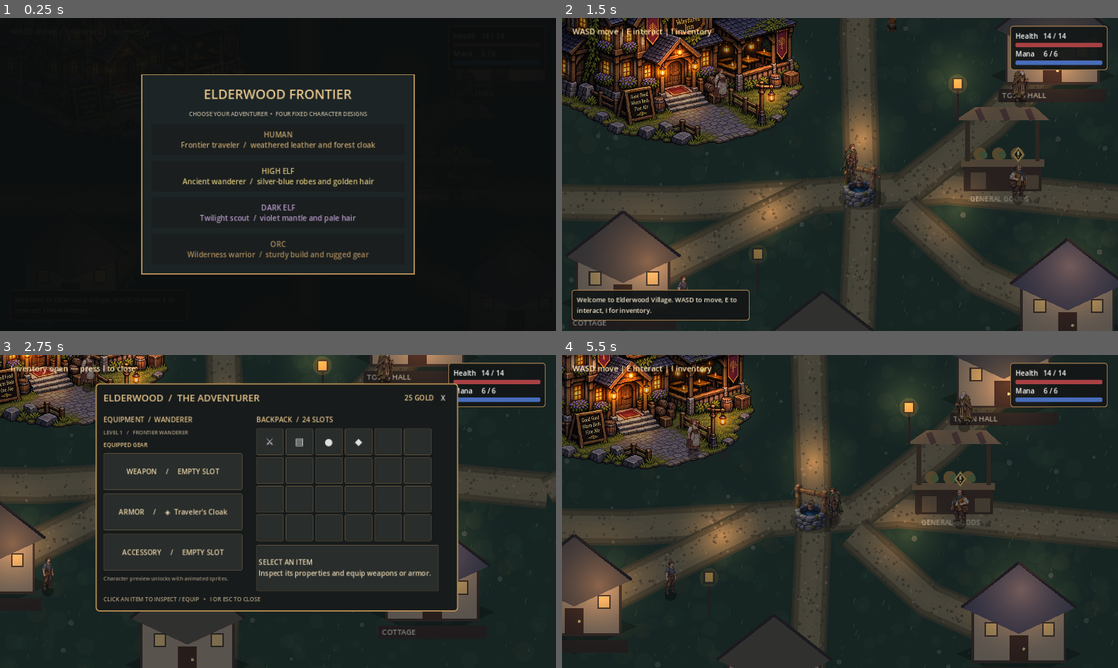
Above: before the commit, frames 1-4 (two rows, left to right).
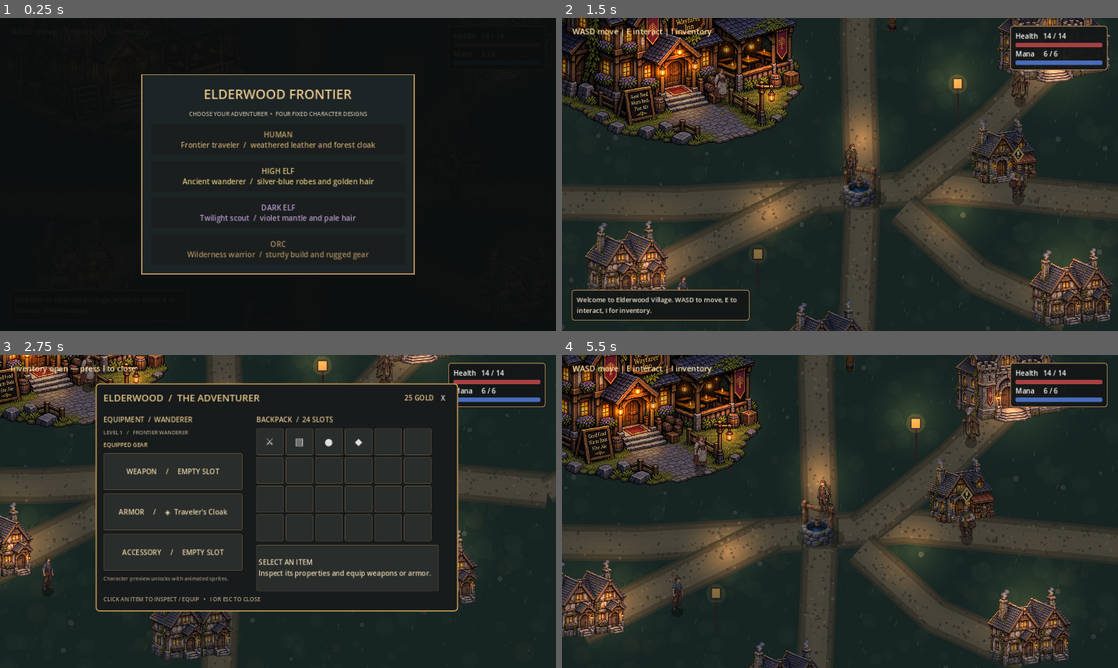
Above: after the commit, the same moments.

Repository: bhubler/elderwood-frontier-pc
Game: Godot game, scene res://scenes/world.tscn
Same seed, same stepped clock (60 frames per second), same inputs: the game is played once before the commit and once after it.
Inputs (mouse positions are in pixels of both pictures, inside the frame that each line leads up to):
- Up to frame 1 (0.25 s): no input
- Up to frame 2 (1.5 s): click "HUMAN Frontier traveler / wea…" at 0.5 s; tap Enter at 1.25 s; move the mouse to (962, 158) at 1.27 s; hold D from 1.28 s (still down); tap J at 1.35 s; click (962, 158) at 1.42 s
- Up to frame 3 (2.75 s): tap Space at 1.52, 2.27 s; move the mouse to (166, 527) at 2.02 s; release D at 2.03 s; hold S from 2.03 s (still down); tap I at 2.1 s
- Up to frame 4 (5.5 s): tap I at 2.75 s; move the mouse to (895, 442) at 2.77 s; release S at 2.78 s; hold D 2.78-3.53 s; tap E at 2.85 s; move the mouse to (812, 574) at 3.52 s; hold W 3.53-4.28 s; tap F at 3.6 s; click (812, 574) at 3.67 s; tap Space at 3.77, 4.52, 5.27 s; move the mouse to (1006, 558) at 4.27 s; hold A from 4.28 s (still down); tap L at 4.35 s; move the mouse to (673, 464) at 5.02 s; tap Q at 5.1 s

The runs differ from the first frame. In frame 2, 9.8% of the frame differs, in the area x 1-100%, y 0-100%; in frame 3, 4.9%; in frame 4, 38%, in the area x 0-100%, y 0-100%.

Commit message:
Hide the Stonehaven hatch and finish mismatched adventure art

Diff:
--- a/scripts/frontier/chapter_regions.gd
+++ b/scripts/frontier/chapter_regions.gd
@@ -3,6 +3,7 @@
 const Overworld := preload("res://scripts/frontier/overworld_layout.gd")
 const EXIT := Vector2(0, 236)
 const NORTH := Vector2(0, -225)
+const STONEHAVEN_DRAIN := Vector2(-796, -64)
 const REGIONS := {
     "graveyard": {
         "title": "Forsaken Graveyard", "ground": "#282f2b",
@@ -33,7 +34,7 @@
             ["graveyard", "Old cemetery road", Vector2(-770, -190)],
             ["quiet_finn", "Quiet Finn", Vector2(-646, 390)],
             ["east_pinewood", "East Gate · Pinewood Forest", Overworld.CITY_EAST],
-            ["cellar_gate", "Hidden Drainage Door", NORTH],
+            ["cellar_gate", "Hidden Drainage Door", STONEHAVEN_DRAIN],
         ],
     },
     "east_pinewood": {
@@ -88,7 +89,7 @@
     "oath_vault": {
         "title": "Black Hand — Oath Vault", "ground": "#2e2934",
         "points": [["hideout", "Black Hand hideout", EXIT], ["ledger", "Sealed ledger", NORTH]],
-        "enemy": ["vault_warden", "Vault Warden", 50, 14, 35, "#a4a4be"],
+        "enemy": ["vault_warden", "Vault Warden", 50, 14, 35, "#a4a4be", "black_hand_guard"],
     },
 }
 
--- a/scripts/frontier/forsaken_chapter.gd
+++ b/scripts/frontier/forsaken_chapter.gd
@@ -5,6 +5,7 @@
 
 const Fireball := preload("res://scripts/pinewood_fireball.gd")
 const FIREBALL_COST := 30.0
+const WayfindingArt := preload("res://scripts/wayfinding_art.gd")
 const PanelHeader := preload("res://scripts/panel_header.gd")
 const AreaTransition := preload("res://scripts/area_transition.gd")
 const WorldCollision := preload("res://scripts/world_collision.gd")
@@ -258,7 +259,11 @@
     point.title = title
     point.show_caption = show_caption and action not in ["veiled_agent", "quiet_finn", "emissary"]
     point.position = where
-    if action == "grimoire":
+    if action == "cellar_gate" and region == "stonehaven":
+        point.show_caption = false
+        point.show_disc = false
+        point.radius = 95.0
+    elif action == "grimoire":
         point.show_disc = false
         point.radius = 120.0
     elif action == "crypt_approach" and region == "graveyard":
@@ -296,7 +301,7 @@
             _add_art(LANDMARK_ROOT + "ritual_altar.png", Vector2(0, -166), 112.0)
             if state.grimoire_choice.is_empty():
                 var book := Sprite2D.new()
-                book.texture = load(LANDMARK_ROOT + "forbidden_grimoire.png")
+                book.texture = WayfindingArt._texture(LANDMARK_ROOT + "forbidden_grimoire.png")
                 book.position = Vector2(2, -239)
                 book.rotation = -0.10
                 book.z_index = 1
@@ -307,6 +312,16 @@
             WorldCollision.box(props, "WatchTable", Floor.WATCH_TABLE)
             for bounds in Floor.WATCH_CRATES:
                 WorldCollision.box(props, "WatchCrates", bounds)
+        "crypt_approach", "crypt_ossuary":
+            for where in [Vector2(-315, -125), Vector2(312, -115), Vector2(-318, 94), Vector2(318, 88)]:
+                _add_landmark("grave_markers", where, 92)
+        "cellar_gate":
+            _add_art(LANDMARK_ROOT + "drainage_hatch.png", Vector2(0, 258), 105.0, -2)
+        "oath_vault":
+            _add_art(LANDMARK_ROOT + "ritual_altar.png", Vector2(0, -202), 112.0)
+        "bandit_camp", "goblin_hollow":
+            for where in [Vector2(-440, -98), Vector2(442, -70), Vector2(-425, 139), Vector2(436, 156)]:
+                _add_landmark("pine_grove", where, 170)
         "old_cabin":
             _add_landmark("cabin", Vector2(-60, -91), 226)
             _add_landmark("smugglers_door", Vector2(319, -87), 163)
@@ -316,6 +331,10 @@
                 veiled_agent.autonomous_patrol = false
 
 func _dress_stonehaven() -> void:
+    _add_art(LANDMARK_ROOT + "drainage_hatch.png", Layouts.STONEHAVEN_DRAIN + Vector2(0, 12), 105.0, -2)
+    var finn := _add_npc("elder", Vector2(-646, 390), 5)
+    if is_instance_valid(finn):
+        finn.autonomous_patrol = false
     _add_local_vendor("blacksmith", "forge", Vector2(-708, 14))
     _add_local_vendor("alchemist", "alch_shop", Vector2(-270, 14))
     _add_local_vendor("shopkeeper", "goods_shop", Vector2(247, 14))
@@ -440,7 +459,7 @@
         WorldCollision.box(props, key, Rect2(where - Vector2(footprint.x * 0.5, 25.0), footprint))
 
 func _add_art(path: String, where: Vector2, width: float, layer := -1) -> bool:
-    var texture: Texture2D = load(path) if ResourceLoader.exists(path) else null
+    var texture := WayfindingArt._texture(path)
     if texture == null:
         return false
     var art := Sprite2D.new()
@@ -478,6 +497,8 @@
         var hit := Rect2(point.position - Vector2(65, 54), Vector2(130, 66))
         if region == "graveyard" and point.action_id == "crypt_approach":
             hit = Rect2(point.position - Vector2(68, 105), Vector2(136, 116))
+        if point.action_id == "cellar_gate" and region == "stonehaven":
+            hit = Rect2(point.position - Vector2(58, 66), Vector2(116, 82))
         if point.action_id == "grimoire":
             hit = Rect2(point.position - Vector2(76, 125), Vector2(152, 131))
         if hit.has_point(cursor):
@@ -660,20 +681,20 @@
             if not state.finn_contact:
                 state.finn_contact = true
                 if not _cellar_marker_visible():
-                    _add_point("cellar_gate", "Hidden Drainage Door", Layouts.NORTH)
+                    _add_point("cellar_gate", "Hidden Drainage Door", Layouts.STONEHAVEN_DRAIN)
                 _save()
-            notice = "Quiet Finn whispers about a scratched black hand on the drainage door north of here."
+            notice = "Quiet Finn whispers about a scratched black hand on a low hatch tucked behind the forge."
         "emissary":
             if not is_instance_valid(emissary):
                 return
             emissary_seen_this_session = true
             if state.enter_black_hand("grimoire"):
                 if region == "stonehaven" and not _cellar_marker_visible():
-                    _add_point("cellar_gate", "Hidden Drainage Door", Layouts.NORTH)
+                    _add_point("cellar_gate", "Hidden Drainage Door", Layouts.STONEHAVEN_DRAIN)
                 if region == "cellar_gate" and is_instance_valid(enemy):
                     enemy.queue_free()
                     enemy = null
-                notice = "Emissary — You dared to study the Bonecaller’s rites. Find the drainage door in Stonehaven. You may pass."
+                notice = "Emissary — You dared to study the Bonecaller’s rites. Look for the hatch behind Stonehaven’s forge. You may pass."
             else:
                 notice = "Emissary — The Black Hand remembers you. The way beneath Stonehaven is still open."
             state.emissary_pending = false
@@ -942,7 +963,10 @@
         crypt_defeated_this_visit.append(encounter_id)
     state.record_victory(encounter_id, reward_xp)
     if encounter_id == "bonecaller":
-        _show_grimoire_dialog(true)
+        if state.grimoire_choice.is_empty():
+            _show_grimoire_dialog(true)
+        else:
+            notice += " The altar is empty because you already resolved the grimoire choice."
     if encounter_id == "cellar_guard":
         state.enter_black_hand("guard")
         _remove_emissary()
--- a/scripts/frontier/region_floor.gd
+++ b/scripts/frontier/region_floor.gd
@@ -69,14 +69,10 @@
 func _draw_watch_room() -> void:
     draw_rect(Rect2(-48, 227, 96, 46), Color("#5a4330"))
     draw_rect(Rect2(-44, 231, 88, 37), Color("#78634b"))
-    for bounds in WATCH_CRATES:
-        draw_rect(bounds, Color("#302319"))
-        draw_rect(bounds.grow(-5), Color("#745439"))
-        for i in range(1, 4):
-            var x: float = bounds.position.x + bounds.size.x * i / 4.0
-            draw_line(Vector2(x, bounds.position.y + 4), Vector2(x, bounds.end.y - 4), Color("#493421"), 2)
-    draw_rect(WATCH_TABLE, Color("#3a2a22"))
-    draw_rect(WATCH_TABLE.grow(-5), Color("#775234"))
-    draw_rect(Rect2(-65, -119, 104, 35), Color("#b5a074"))
-    draw_polyline(PackedVector2Array([Vector2(-55, -112), Vector2(-27, -98), Vector2(0, -110), Vector2(31, -92)]),
-        Color("#68553b"), 2, true)
+    var supplies := WayfindingArt._texture("res://art/interiors/counter.png")
+    var table := WayfindingArt._texture("res://art/interiors/table.png")
+    if supplies != null:
+        for bounds in WATCH_CRATES:
+            draw_texture_rect(supplies, Rect2(bounds.position - Vector2(0, 19), bounds.size + Vector2(0, 19)), false)
+    if table != null:
+        draw_texture_rect(table, Rect2(WATCH_TABLE.position - Vector2(0, 55), WATCH_TABLE.size + Vector2(0, 55)), false)
--- a/scripts/inn_interior.gd
+++ b/scripts/inn_interior.gd
@@ -1,8 +1,26 @@
 extends Node2D
 ## Separate off-map inn room; no modifications to the exterior village art.
+const Terrain := preload("res://scripts/wilderness_terrain.gd")
+const Art := preload("res://scripts/wayfinding_art.gd")
+const FLOOR := Rect2(-390, -240, 780, 480)
+const STOOLS := [Vector2(-150, 100), Vector2(120, 110), Vector2(-140, -90)]
 const WorldCollision := preload("res://scripts/world_collision.gd")
 
 func _ready() -> void:
+    if ResourceLoader.exists(Terrain.TILESET_PATH):
+        var tiles := Terrain.new()
+        tiles.name = "InnStoneFloor"
+        tiles.ground_bounds = FLOOR
+        tiles.roads = []
+        tiles.trails = []
+        tiles.cobble_radius = 520.0
+        tiles.modulate = Color("#c8ac8d")
+        tiles.z_index = 1
+        add_child(tiles)
+    var furnishings := Node2D.new()
+    furnishings.z_index = 2
+    furnishings.draw.connect(_draw_furnishings.bind(furnishings))
+    add_child(furnishings)
     WorldCollision.polygon(self, "RoomBoundary", PackedVector2Array([
         Vector2(-357, -207), Vector2(357, -207),
         Vector2(357, 207), Vector2(-357, 207)
@@ -10,7 +28,7 @@
     WorldCollision.box(self, "Hearth", Rect2(-305, -190, 145, 80))
     WorldCollision.box(self, "Counter", Rect2(115, -155, 185, 80))
     WorldCollision.box(self, "Table", Rect2(-120, -25, 220, 110))
-    for p in [Vector2(-150, 100), Vector2(120, 110), Vector2(-140, -90)]:
+    for p in STOOLS:
         WorldCollision.circle(self, "Stool", p, 25.0)
 
 func _draw() -> void:
@@ -20,20 +38,24 @@
         draw_line(Vector2(x,-230),Vector2(x,230),Color("#61442f"),2.0)
     for y in range(-230,240,65):
         draw_line(Vector2(-380,y),Vector2(380,y),Color("#61442f"),2.0)
-    draw_rect(Rect2(-375,-225,750,18),Color("#372c2a"))
-    draw_rect(Rect2(-375,207,750,18),Color("#372c2a"))
-    draw_rect(Rect2(-375,-220,18,440),Color("#372c2a"))
-    draw_rect(Rect2(357,-220,18,440),Color("#372c2a"))
-    draw_rect(Rect2(-305,-190,145,80),Color("#3c2b27"))
-    draw_rect(Rect2(-289,-173,110,46),Color("#e78d3c"))
-    draw_circle(Vector2(-235,-149),26.0,Color("#f5ba60"))
-    draw_rect(Rect2(115,-155,185,80),Color("#4a3024"))
-    draw_rect(Rect2(135,-140,145,48),Color("#966d46"))
-    draw_rect(Rect2(-120,-25,220,110),Color("#3a281f"))
-    draw_rect(Rect2(-104,-12,188,80),Color("#a67b51"))
-    for p in [Vector2(-150,100),Vector2(120,110),Vector2(-140,-90)]:
-        draw_circle(p,25.0,Color("#5d3b28"))
-        draw_circle(p,17.0,Color("#a88052"))
-    draw_rect(Rect2(-65,203,130,22),Color("#bd9567"))
-    draw_string(ThemeDB.fallback_font,Vector2(-110,-245),"WAYFARER INN",HORIZONTAL_ALIGNMENT_LEFT,-1,24,Color("#f3dba9"))
-    draw_string(ThemeDB.fallback_font,Vector2(-75,195),"EXIT  ↓",HORIZONTAL_ALIGNMENT_LEFT,-1,18,Color("#f3dba9"))
+
+func _draw_furnishings(canvas: Node2D) -> void:
+    var wall := Art._texture("res://art/stonehaven/curtain_wall.png")
+    if wall != null:
+        for x in [-375, -125, 125]:
+            canvas.draw_texture_rect(wall, Rect2(x, -240, 250, 57), false, Color("#bd9e82"))
+    canvas.draw_rect(Rect2(-375, -204, 18, 426), Color("#40332a"))
+    canvas.draw_rect(Rect2(357, -204, 18, 426), Color("#40332a"))
+    canvas.draw_rect(Rect2(-65, 203, 130, 22), Color("#8a6a4a"))
+    _draw_prop(canvas, "hearth", Vector2(-232, -110))
+    _draw_prop(canvas, "counter", Vector2(207, -75))
+    _draw_prop(canvas, "table", Vector2(-10, 85))
+    for p in STOOLS:
+        _draw_prop(canvas, "stool", p + Vector2(0, 12))
+    canvas.draw_string(ThemeDB.fallback_font, Vector2(-32, 198), "EXIT ↓",
+        HORIZONTAL_ALIGNMENT_LEFT, -1, 18, Color("#f3dba9"))
+
+func _draw_prop(canvas: Node2D, name: String, feet: Vector2) -> void:
+    var texture := Art._texture("res://art/interiors/" + name + ".png")
+    if texture != null:
+        canvas.draw_texture(texture, feet - Vector2(texture.get_width() * 0.5, texture.get_height()))
--- a/scripts/pinewood_forest.gd
+++ b/scripts/pinewood_forest.gd
@@ -458,17 +458,11 @@
 	draw_polyline(route, Color("#7d694e"), width * 0.63, true)
 
 func _draw_pine(p: Vector2) -> void:
-	var height := 86.0 + absf(sin(p.x + p.y) * 42.0)
-	draw_set_transform(p)
-	draw_rect(Rect2(-5, -35, 10, 36), Color("#503f33"))
-	for i in range(3):
-		var y := -27.0 - i * height * 0.26
-		var width := height * (0.31 - i * 0.061)
-		draw_colored_polygon(PackedVector2Array([
-			Vector2(-width, y), Vector2(0, y - height * 0.48),
-			Vector2(width, y), Vector2(0, y + 8.0)
-		]), [Color("#1b3833"), Color("#23443a"), Color("#315241")][i])
-	draw_set_transform(Vector2.ZERO)
+	var grove := WayfindingArt._texture("res://art/landmarks/pine_grove.png")
+	if grove != null:
+		var width := 105.0
+		var height := width * grove.get_height() / grove.get_width()
+		draw_texture_rect(grove, Rect2(p - Vector2(width * 0.5, height), Vector2(width, height)), false)
 
 func _draw_gate() -> void:
 	if not using_bundle_terrain:
--- a/scripts/player.gd
+++ b/scripts/player.gd
@@ -30,6 +30,11 @@
 var attack_bonus := 0
 var defense_bonus := 1
 
+const Art := preload("res://scripts/wayfinding_art.gd")
+const ADDITIONAL_RACE_ART := {
+    "High Elf": "res://art/characters/original/high_elf.png",
+    "Orc": "res://art/characters/original/orc.png",
+}
 const RACE_ART := {
     "Human": preload("res://art/characters/original/human.png"),
     "Dark Elf": preload("res://art/characters/original/dark_elf.png"),
@@ -178,6 +183,8 @@
     if necromancer_sprite != null:
         necromancer_sprite.visible = necromancer_active
     var race_texture: Texture2D = RACE_ART.get(race)
+    if ADDITIONAL_RACE_ART.has(race):
+        race_texture = Art._texture(ADDITIONAL_RACE_ART[race])
     race_sprite.texture = race_texture
     race_sprite.visible = not necromancer_active and race_texture != null
     if race_sprite.visible:
--- a/scripts/world.gd
+++ b/scripts/world.gd
@@ -144,8 +144,7 @@
 	add_child(inn)
 
 func _load_village_building_art() -> void:
-	# Individual building PNGs are optional; procedural placeholders remain until installed.
-	# Copy the five PNGs into res://art/village_buildings/.
+	# Prefer the local village set, with matching shipped art on fresh checkouts.
 	var assets: Array[Dictionary] = [
 		{"file": "town_hall.png", "pos": Vector2(380, -280), "scale": 0.42, "node": "TownHallArtwork"},
 		{"file": "cottage_1.png", "pos": Vector2(-480, 167), "scale": 0.39, "node": "CottageOneArtwork"},
@@ -155,16 +154,27 @@
 	]
 	for item in assets:
 		var path: String = "res://art/village_buildings/" + str(item["file"])
-		if not ResourceLoader.exists(path):
-			continue
-		var texture: Texture2D = load(path) as Texture2D
+		var texture := WayfindingArt._texture(path)
+		var size_factor: float = item["scale"]
 		if texture == null:
-			continue
+			var fallback := "residence"
+			var width := 205.0
+			match str(item["file"]):
+				"town_hall.png":
+					fallback = "civic"
+					width = 235.0
+				"general_goods.png":
+					fallback = "goods_shop"
+					width = 162.0
+			texture = WayfindingArt._texture("res://art/landmarks/" + fallback + ".png")
+			if texture == null:
+				continue
+			size_factor = width / texture.get_width()
 		var sprite := Sprite2D.new()
 		sprite.name = str(item["node"])
 		sprite.texture = texture
 		sprite.position = item["pos"]
-		sprite.scale = Vector2.ONE * float(item["scale"])
+		sprite.scale = Vector2.ONE * size_factor
 		sprite.z_index = 1
 		add_child(sprite)
 
@@ -317,11 +327,11 @@
 	draw_string(ThemeDB.fallback_font, p + Vector2(-101, 73), str(b["name"]), HORIZONTAL_ALIGNMENT_LEFT, -1, 15, Color("#f4dfb0"))
 
 func _draw_tree(p: Vector2) -> void:
-	draw_circle(p + Vector2(7, 5), 15.0, Color(0, 0, 0, 0.25))
-	draw_line(p, p + Vector2(0, -57), Color("#554132"), 9.0)
-	draw_circle(p + Vector2(0, -71), 29.0, Color("#1d382f"))
-	draw_circle(p + Vector2(-13, -83), 20.0, Color("#2d5944"))
-	draw_circle(p + Vector2(16, -82), 18.0, Color("#28503d"))
+	var grove := WayfindingArt._texture("res://art/landmarks/pine_grove.png")
+	if grove != null:
+		var width := 68.0
+		var height := width * grove.get_height() / grove.get_width()
+		draw_texture_rect(grove, Rect2(p - Vector2(width * 0.5, height), Vector2(width, height)), false)
 
 func _draw_lantern(p: Vector2) -> void:
 	draw_line(p, p + Vector2(0, -70), Color("#3e332d"), 5.0)
Binary file added: art/characters/original/high_elf.png
Not shown, added: art/characters/original/high_elf.png.import
Binary file added: art/characters/original/orc.png
Not shown, added: art/characters/original/orc.png.import
Binary file added: art/interiors/counter.png
Not shown, added: art/interiors/counter.png.import
Binary file added: art/interiors/hearth.png
Not shown, added: art/interiors/hearth.png.import
Binary file added: art/interiors/stool.png
Not shown, added: art/interiors/stool.png.import
Binary file added: art/interiors/table.png
Not shown, added: art/interiors/table.png.import
(and 2 more such lines)
